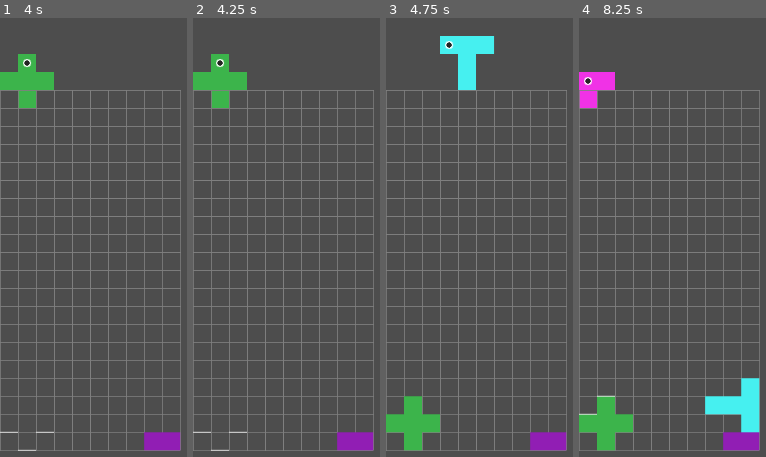
Above: before the commit, frames 1-4 (left to right).
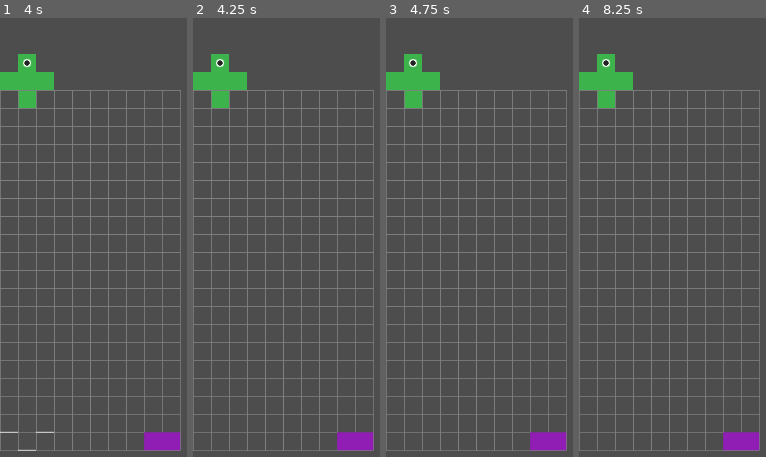
Above: after the commit, the same moments.

Repository: michaellawson96/Polyomino
Game: Godot game, scene res://scenes/Main.tscn
Same seed, same stepped clock (60 frames per second), same inputs: the game is played once before the commit and once after it.
Inputs:
- Up to frame 1 (4 s): hold Right (ui_right) 0.53-1.28 s; hold C (flip_h) 0.53-1.28 s; hold Down (ui_down) 1.28-2.03 s; tap Space (hard_drop) at 1.35 s; hold V (origin_next) 2.03-2.78 s; hold Right (ui_right) 2.03-3.53 s; tap Enter at 2.75 s; tap Z (rotate_ccw) at 2.85 s; hold Left (ui_left) from 3.53 s (still down); hold X (rotate_cw) from 3.53 s (still down)
- Up to frame 2 (4.25 s): keep holding Left (ui_left); keep holding X (rotate_cw); tap P (pause_toggle, bound only after the commit) at 4.15 s
- Up to frame 3 (4.75 s): keep holding Left (ui_left); tap Space (hard_drop) at 4.25 s; release X (rotate_cw) at 4.28 s; tap C (flip_h) at 4.35 s
- Up to frame 4 (8.25 s): release Left (ui_left) at 5.03 s; hold Down (ui_down) 5.03-5.78 s; hold Space (hard_drop) 5.03-5.78 s; hold Right (ui_right) 5.78-8.03 s; tap V (origin_next) at 5.85 s; tap Enter at 6.5 s; hold Z (rotate_ccw) 6.53-7.28 s; tap X (rotate_cw) at 7.35 s; tap Space (hard_drop) at 8 s; hold Down (ui_down) from 8.03 s (still down); hold C (flip_h) from 8.03 s (still down)

Frame 1 is identical in both runs. In frame 2, 0.1% of the frame differs, in the area x 0-29%, y 94-99%; in frame 3, 5.9%; in frame 4, 6.5%, in the area x 0-97%, y 8-99%.

Commit message:
PTP5 Step 4 - Input Routing & State Machine Cleanup

Diff:
--- a/project.godot
+++ b/project.godot
@@ -62,3 +62,8 @@
 "events": [Object(InputEventKey,"resource_local_to_scene":false,"resource_name":"","device":-1,"window_id":0,"alt_press …(182 unchanged characters)…
 ]
 }
+pause_toggle={
+"deadzone": 0.5,
+"events": [Object(InputEventKey,"resource_local_to_scene":false,"resource_name":"","device":-1,"window_id":0,"alt_pressed":false,"shift_pressed":false,"ctrl_pressed":false,"meta_pressed":false,"pressed":false,"keycode":0,"physical_keycode":80,"key_label":0,"unicode":112,"echo":false,"script":null)
+]
+}
--- a/scripts/Board.gd
+++ b/scripts/Board.gd
@@ -1,7 +1,7 @@
 @tool
 extends Node2D
 
-enum GameState { PRECONTROL_AUTOSLIDE, ACTIVE_CONTROLLED, LINE_CLEAR }
+enum GameState { PRECONTROL_AUTOSLIDE, ACTIVE_CONTROLLED, LINE_CLEAR, PAUSED }
 
 const POLY_DATA := preload("res://scripts/PolyominoData.gd")
 const GhostOutline := preload("res://scripts/GhostOutline.gd")
@@ -49,6 +49,7 @@
 var default_spawn_id: String = "I3"
 var _accum_cells: float = 0.0
 var _state: int = GameState.ACTIVE_CONTROLLED
+var _prev_state: int = GameState.ACTIVE_CONTROLLED
 var _conveyor_accum_ms: int = 0
 var _fully_on_grid_once: bool = false
 var _precreated_next_id: String = ""
@@ -117,6 +118,12 @@
 
 
 func _unhandled_input(event: InputEvent) -> void:
+	if event.is_action_pressed("pause_toggle"):
+		if _state == GameState.PAUSED:
+			_enter_state(_prev_state)
+		else:
+			_enter_state(GameState.PAUSED)
+		return
 	if _state != GameState.ACTIVE_CONTROLLED:
 		return
 	if event.is_action_pressed("hard_drop"):
@@ -191,7 +198,7 @@
 			return
 
 func _grant_control() -> void:
-	_state = GameState.ACTIVE_CONTROLLED
+	_enter_state(GameState.ACTIVE_CONTROLLED)
 	_hold_left = false
 	_hold_right = false
 	_hold_dir = 0
@@ -357,7 +364,7 @@
 	poly._update_origin_marker()
 	_update_cell_size_for_children()
 	if use_precontrol:
-		_state = GameState.PRECONTROL_AUTOSLIDE
+		_enter_state(GameState.PRECONTROL_AUTOSLIDE)
 		_conveyor_accum_ms = 0
 		_fully_on_grid_once = false
 		_precreated_next_id = ""
@@ -369,7 +376,7 @@
 		if ghost_overlay != null:
 			ghost_overlay.visible = false
 	else:
-		_state = GameState.ACTIVE_CONTROLLED
+		_enter_state(GameState.ACTIVE_CONTROLLED)
 
 func _get_property_list() -> Array:
 	var list: Array = []
@@ -532,13 +539,13 @@
 		Score.note_lock_no_clear()
 		if next_id == PROMOTE_QUEUED_SENTINEL:
 			_promote_queued_to_active()
-			_state = GameState.PRECONTROL_AUTOSLIDE
+			_enter_state(GameState.PRECONTROL_AUTOSLIDE)
 			if ghost_overlay != null:
 				ghost_overlay.visible = false
 		else:
 			_spawn_from_id(next_id, true)
 		return
-	_state = GameState.LINE_CLEAR
+	_enter_state(GameState.LINE_CLEAR)
 	call_deferred("_run_line_clear", rows, next_id)
 
 func _find_full_rows() -> Array[int]:
@@ -570,7 +577,7 @@
 		_promote_queued_to_active()
 	else:
 		_spawn_from_id(next_id, true)
-	_state = GameState.PRECONTROL_AUTOSLIDE
+	_enter_state(GameState.PRECONTROL_AUTOSLIDE)
 	if ghost_overlay != null:
 		ghost_overlay.visible = false
 
@@ -714,7 +721,7 @@
 	if _queued_piece.get_parent() == queued_container:
 		queued_container.remove_child(_queued_piece)
 		polyomino_container.add_child(_queued_piece)
-	_state = GameState.PRECONTROL_AUTOSLIDE
+	_enter_state(GameState.PRECONTROL_AUTOSLIDE)
 	_conveyor_accum_ms = 0
 	_fully_on_grid_once = false
 	_queued_piece = null
@@ -725,3 +732,8 @@
 	for off in p.block_offsets:
 		min_local_y = min(min_local_y, int(off.y))
 	return int(p.grid_position.y) + min_local_y >= 0
+
+func _enter_state(s:int)->void:
+	_prev_state = _state
+	_state = s
+	print("[State] -> ", ["PRECONTROL_AUTOSLIDE","ACTIVE_CONTROLLED","LINE_CLEAR","PAUSED"][s])
